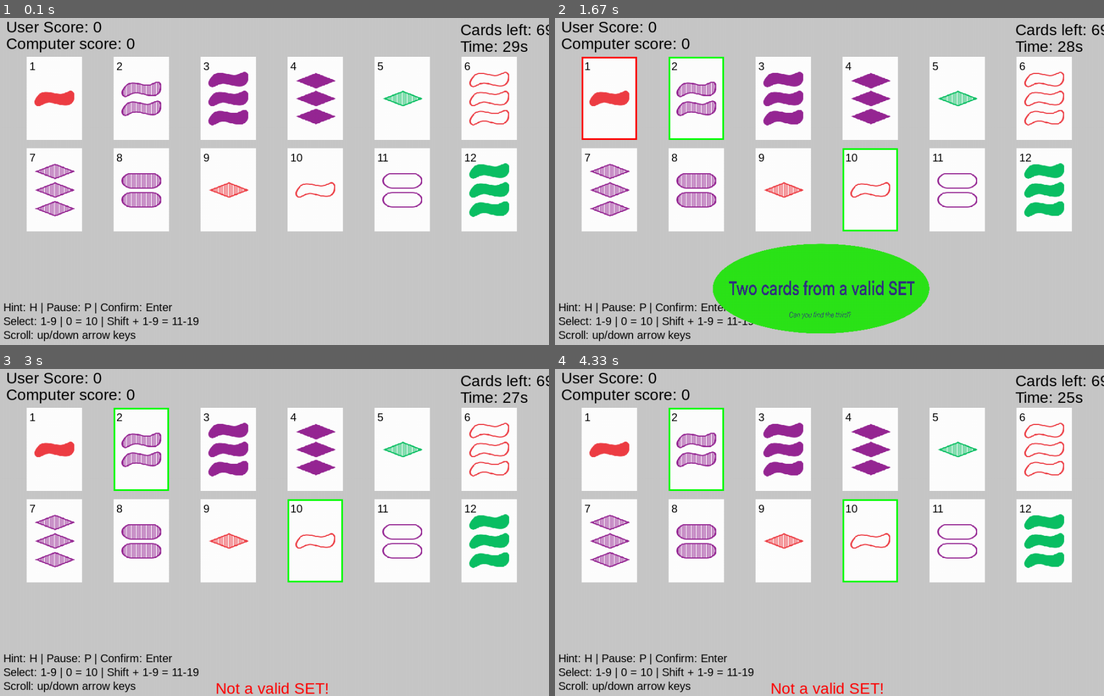
Above: before the commit, frames 1-4 (two rows, left to right).
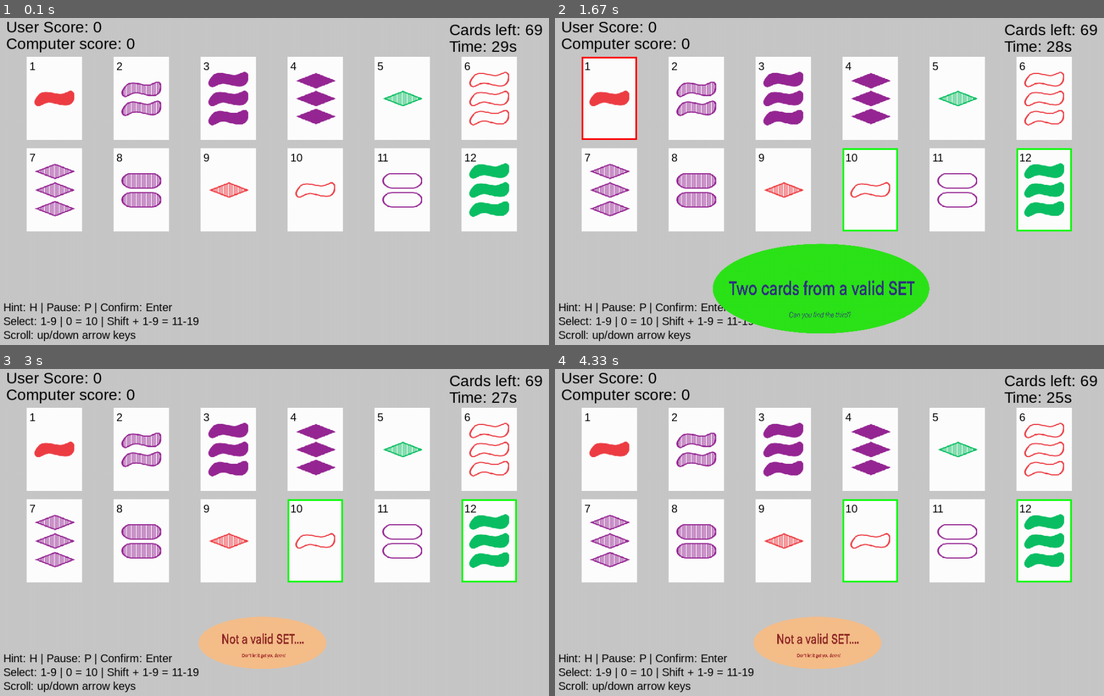
Above: after the commit, the same moments.

Repository: MifiLoiz/Sett
Game: pygame game, started from set_pygame.py
Same seed, same stepped clock (60 frames per second), same inputs: the game is played once before the commit and once after it.
Inputs (mouse positions are in pixels of both pictures, inside the frame that each line leads up to):
- Up to frame 1 (0.1 s): no input
- Up to frame 2 (1.67 s): hold H 0.33-0.8 s; hold Up 0.33-0.8 s; click "1" at 0.88 s; tap Enter at 1.17 s; tap H at 1.5 s
- Up to frame 3 (3 s): click (137, 532) at 1.88 s; click "2" at 2.72 s
- Up to frame 4 (4.33 s): hold Down 3-3.47 s; hold Up 3.5-3.87 s; hold Down 3.9-4.27 s; hold Up from 4.3 s (still down)

The runs differ from the first frame. In frame 1, 0.7% of the frame differs, in the area x 81-100%, y 1-11%; in frame 2, 1.3%; in frame 3, 4.5%; in frame 4, 4.5%, in the area x 20-100%, y 1-100%.

Commit message:
Added the play again button to the code

Diff:
--- a/set_pygame.py
+++ b/set_pygame.py
@@ -11,16 +11,23 @@
 from constants_pygame import *
 from stand_alone_code import card_to_filename
 
+class Play_again_button:
+    def __init__(self, CARDWITH, CARDHEIGHT, image_path):
+        self.image = pygame.image.load(image_path)
+        self.image = pygame.transform.scale(self.image, (600,240))
+        self.rect = self.image.get_rect(center = (CARD_WIDTH // 2 + 800, CARD_HEIGHT // 2 + 380))
+
+    def draw(self, screen):
+        screen.blit(self.image, self.rect)
+
+    def is_clicked(self, pos):
+        return self.rect.collidepoint(pos)
+
 class SetGame:
     def __init__(self):
         pygame.init()
         self.screen = pygame.display.set_mode((DISPLAY_WIDTH, DISPLAY_HEIGHT))
-#!!!!!!!!! MAKE SURE IT SHOWS THE SET_FamilyGames_digital-1.png IMAGE AND NOT THE TEXT SET
         pygame.display.set_caption("SET")
-        try:
-            pygame.display.set_icon(pygame.image.load(ICON_PATH))
-        except:
-            pass #skip if icon not found
 
         self.clock = pygame.time.Clock() # pygame.time.Clock() to control the frame rate
         self.font = pygame.font.SysFont('Arial', 28)
@@ -51,6 +58,7 @@
         self.computer_pause_duration = 3 #3 seconds pause
         self.computer_processing = False #To make sure that we can continue the game and the computer does not take over
         self.game_over_image = None #Image that is shown when the game has ended
+        self.play_again_button = Play_again_button(DISPLAY_WIDTH // 2-100, DISPLAY_HEIGHT // 2+160, "play_again.png")
 
     def draw_text(self, text, x, y, font=None, color=(0, 0, 0)):
         #helps to draw text on the screen at (x,y) position with specified font and color
@@ -88,8 +96,8 @@
         #draws current score and timer on top left corner
         self.draw_text(f"User Score: {self.user_score}", 20, 10, self.font) #draws user score on top left corner
         self.draw_text(f"Computer score: {self.computer_score}", 20, 40, self.font) #draws computer score below user score
-        self.draw_text(f"Time: {int(self.time_remaining)}s", DISPLAY_WIDTH - 160, 45, self.font, (255,0,0)) #draws timer on top right corner
-        self.draw_text(f"Cards left: {int(len(self.deck))}", DISPLAY_WIDTH - 160, 15, self.font)
+        self.draw_text(f"Time: {int(self.time_remaining)}s", DISPLAY_WIDTH - 180, 45, self.font, (255,0,0)) #draws timer on top right corner
+        self.draw_text(f"Cards left: {int(len(self.deck))}", DISPLAY_WIDTH - 180, 15, self.font)
 
         #shows pause
         if self.paused:
@@ -269,19 +277,19 @@
 
             set_hint_img = pygame.image.load(f"set_hint.png")
             set_hint_img = pygame.transform.scale(set_hint_img, (450, 250))  # scales the image to fit the card size
-            #self.screen.blit(set_hint_img, (250, 375))  # draws the card image with a small margin
 
             self.message = (set_self_img if not self.hint_used else set_hint_img)
-            #self.message_color = (255, 105, 189) # pink color for valid set message
 
             if not self.hint_used:
                 self.user_score += 1
             self.replace_cards(self.selected_indices)
             self.clean_up_table()
             self.timer_start = time.time()  # resets the timer on valid set
+#!!!!! MAAR DEZE IMAGE IS NIET EVEN GROOT
         else:
-            self.message = "Not a valid SET!"
-            self.message_color = (255, 0, 0)  # red color for invalid set message
+            self.message = pygame.image.load("Invalid_set.png")
+            self.message = pygame.transform.scale(self.message, (450, 250))
+            self.screen.blit(self.message, (10, 5))  # draws the card image with a small margin
 
         self.message_time = time.time()  # sets the message time to current time
         self.selected_indices.clear()
@@ -350,18 +358,13 @@
 
 
     def give_hint(self):
+        # Makes sure only two cards are surrounded with a green line
+        if self.hint_cards:
+            return
         #provides a hint by finding a valid set and selecting two of its cards
         found_set = SetAlgorithms.find_one_set(self.table_cards)
         if found_set:
             self.hint_cards = random.sample(found_set,2)
-            self.hint_used = True
-            #self.message = "Hint: Two cards from a valid SET"
-
-            hint_img = pygame.image.load("hint_green.png")
-            hint_img = pygame.transform.scale(hint_img, (450,250))
-            self.message = hint_img
-
-            #self.message_color = (0, 0, 255)  # blue color for hint message
             self.hint_used = True
             hint_img = pygame.image.load("hint_green.png")
             hint_img = pygame.transform.scale(hint_img, (450,250))
@@ -393,6 +396,7 @@
                 self.add_cards(min(CARDS_TO_ADD, len(self.deck))) # max 3 cards can be added
                 added_img = pygame.image.load(f"need_3cards.png")
                 added_img = pygame.transform.scale(added_img, (450, 250))
+                self.message = added_img
                 self.message_time = time.time()
 
                 self.timer_start = time.time() # Makes sure that user get 30 second for their turn after 3 new added cards
@@ -455,6 +459,9 @@
                 if event.type == pygame.QUIT:
                     running = False
                 if self.game_over:
+                    if event.type == pygame.MOUSEBUTTONDOWN and event.button == 1:
+                        if self.play_again_button.is_clicked(event.pos):
+                            self.__init__() # Makes sure the game is reinitialized
                     continue #Makes sure all input after the game is ingnored
 
                 elif event.type == pygame.MOUSEBUTTONDOWN and event.button == 1:
@@ -470,13 +477,13 @@
                 self.screen.fill((255,255,255))
                 if self.game_over_image:
                     self.screen.blit(self.game_over_image, (0,0))
-                    #testing_text = f"TEST VOOR SCORES EROP PLAKKEN"
-                    #self.draw_text(testing_text, MARGIN, DISPLAY_HEIGHT, self.small_font, (200, 0, 0))
-
                     for i, text in enumerate(self.gameover_text):
                         self.draw_text(text, DISPLAY_WIDTH/2 - 130, DISPLAY_HEIGHT/2 + 70 + i * 50, self.large_font,(200, 0, 0))
                 else:
                     self.draw_text(self.message, DISPLAY_WIDTH // 2-100, DISPLAY_HEIGHT//2, self.font, (200,0,0))
+
+                self.play_again_button.draw(self.screen)
+
                 pygame.display.flip()
         pygame.quit()
         sys.exit()
